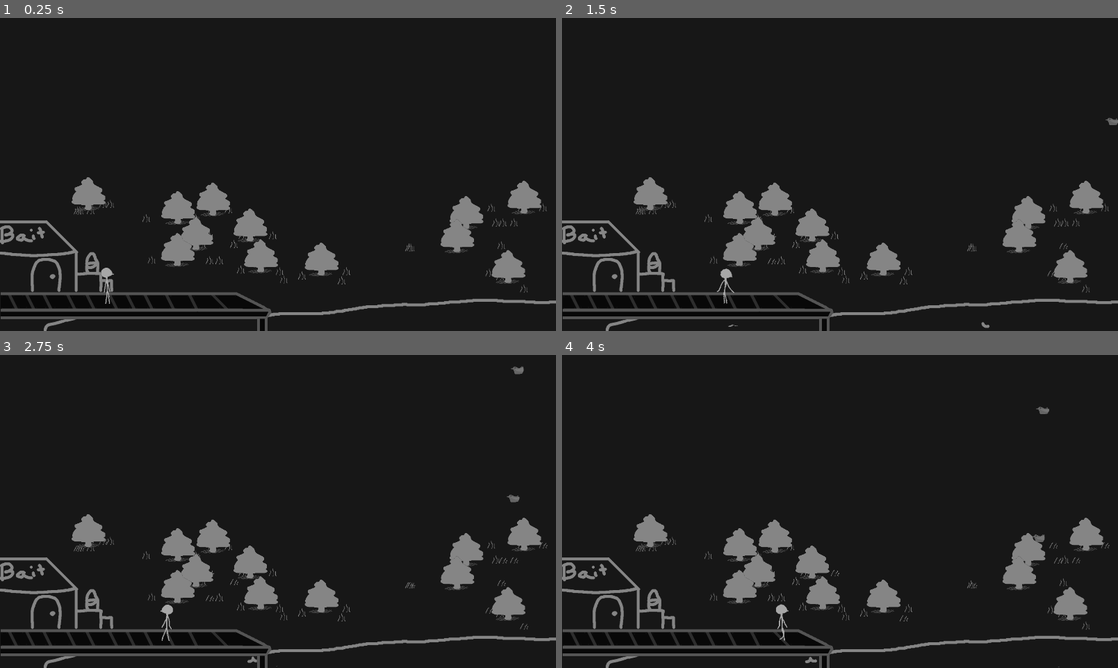
Above: before the commit, frames 1-4 (two rows, left to right).
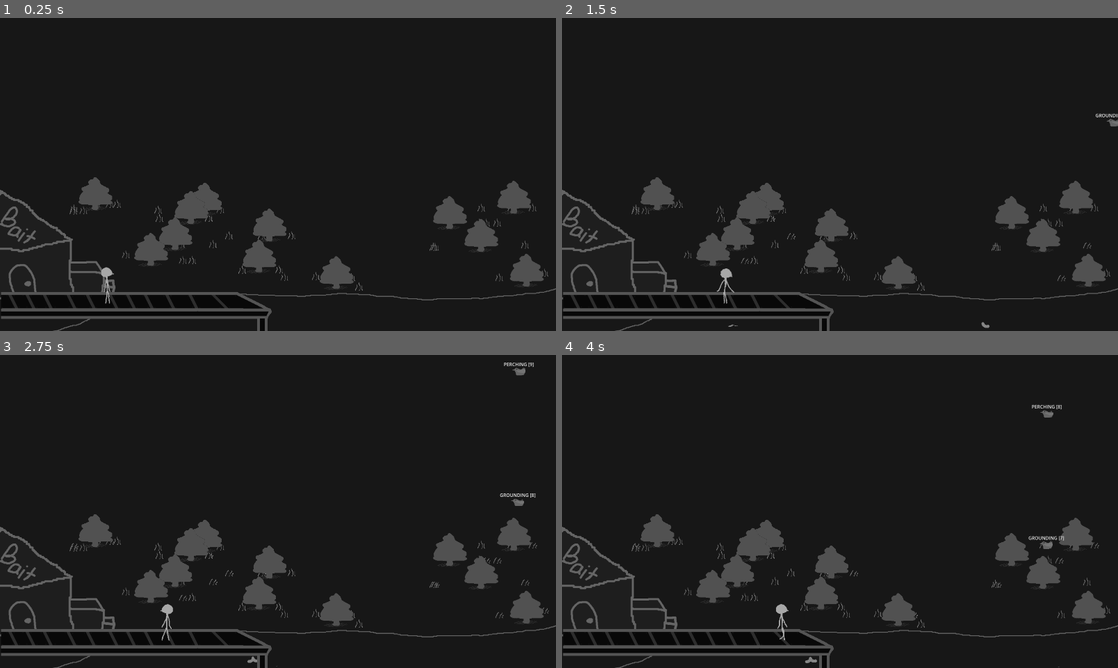
Above: after the commit, the same moments.

Repository: Khramium/Bishin
Game: Godot game, scene res://Scripts/the_pond.tscn
Two runs of this game, one before a commit and one after it. Both use one fixed random seed, a clock stepped at 60 frames per second and the inputs below.
Inputs:
- Up to frame 1 (0.25 s): no input
- Up to frame 2 (1.5 s): hold Right (ui_right) from 0.53 s (still down)
- Up to frame 3 (2.75 s): release Right (ui_right) at 2.03 s; hold Left (ui_left) from 2.03 s (still down)
- Up to frame 4 (4 s): release Left (ui_left) at 2.78 s; hold Right (ui_right) from 2.78 s (still down)

The runs differ from the first frame. In frame 1, 10% of the frame differs, in the area x 0-100%, y 50-100%; in frame 2, 10%; in frame 3, 10%; in frame 4, 10%, in the area x 0-100%, y 16-100%.

Commit message:
I did more birds
More Brids

Diff:
--- a/Enviroment Assets/tree_01.tscn
+++ b/Enviroment Assets/tree_01.tscn
@@ -14,6 +14,7 @@
 height = 92.0
 
 [node name="Tree" type="StaticBody2D"]
+modulate = Color(0.60933, 0.60933, 0.60933, 1)
 y_sort_enabled = true
 script = ExtResource("1_arcv5")
 
--- /dev/null
+++ b/Scripts/CRT.gdshader
@@ -0,0 +1,36 @@
+shader_type canvas_item;
+
+uniform sampler2D SCREEN_TEXTURE : hint_screen_texture;
+uniform vec2 resolution = vec2(320.0, 180.0);
+
+uniform float scan_line_amount : hint_range(0.0, 1.0) = 0.5;
+uniform float warp_amount : hint_range(0.0, 1.0) = 0.05;
+uniform float vignette_amount : hint_range(0.0, 1.0) = 0.5;
+uniform float vignette_intensity : hint_range(0.0, 1.0) = 0.3;
+uniform float grille_amount : hint_range(0.0, 1.0) = 0.05;
+uniform float brightness_boost : hint_range(1.0, 2.0) = 1.2;
+
+void fragment() {
+    vec2 uv = SCREEN_UV;
+
+    vec2 delta = uv - 0.5;
+    float warp_factor = dot(delta, delta) * warp_amount;
+    uv += delta * warp_factor;
+
+    float scanline = sin(uv.y * resolution.y * PI) * 0.5 + 0.5;
+    scanline = mix(1.0, scanline, scan_line_amount * 0.5); // Réduit l'impact
+
+    float grille = mod(uv.x * resolution.x, 3.0) < 1.5 ? 0.95 : 1.05;
+    grille = mix(1.0, grille, grille_amount * 0.5);
+
+    vec3 color = texture(SCREEN_TEXTURE, uv).rgb * scanline * grille;
+
+    vec2 v_uv = uv * (1.0 - uv.xy);
+    float vignette = v_uv.x * v_uv.y * 15.0;
+    vignette = mix(1.0, vignette, vignette_amount * 0.7);
+
+    color *= vignette * brightness_boost;
+
+    COLOR.rgb = color;
+    COLOR.a = 1.0;
+}
--- a/Scripts/bird.tscn
+++ b/Scripts/bird.tscn
@@ -230,7 +230,6 @@
 
 [node name="BirdDebug" type="Label" parent="."]
 unique_name_in_owner = true
-visible = false
 z_index = 100
 z_as_relative = false
 offset_left = -62.0
--- a/Scripts/the_pond.gd
+++ b/Scripts/the_pond.gd
@@ -55,7 +55,6 @@
 		progress += progressA
 
 
-
 func _on_bird_dead():
 	birdcount -= 1
 
--- a/Scripts/the_pond.tscn
+++ b/Scripts/the_pond.tscn
@@ -15,7 +15,7 @@
 
 [sub_resource type="Curve2D" id="Curve2D_m16bc"]
 _data = {
-"points": PackedVector2Array(0, 0, 0, 0, 425.678, 906.254, 0 …(402 unchanged characters)… 06, 0, 0, 0, 0, 906, 900, 0, 0, 0, 0, 959, 1009, 0, 0, 0, 0, 954, 904, 0, 0, 0, 0, 1023, 961, 0, 0, 0, 0, 1053, 908, 0, 0, 0, 0, 1117, 969, 0, 0, 0, 0, 1137, 916, 0, 0, 0, 0, 1195, 990, 0, 0, 0, 0, 1231, 916, 0, 0, 0, 0, 1260, 982, 0, 0, 0, 0, 1290, 918, 0, 0, 0, 0, 1336.38, 974.412, 0, 0, 0, 0, 1369, 916, 0, 0, 0, 0, 1397.54, 974.412, 0, 0, 0, 0, 1436, 920, 0, 0, 0, 0, 1474.24, 974.412, 0, 0, 0, 0, 1498, 923, 0, 0, 0, 0, 1556.77, 967.291, 0, 0, 0, 0, 1618, 923, 0, 0, 0, 0, 1633.47, 958.135, 0, 0, 0, 0, 1667, 925, 0, 0, 0, 0, 1745, 988, 0, 0, 0, 0, 1815, 919, 0, 0, 0, 0, 181 …(506 unchanged characters)…
+"points": PackedVector2Array(0, 0, 0, 0, 425.678, 906.254, 0 …(402 unchanged characters)… 06, 0, 0, 0, 0, 906, 900, 0, 0, 0, 0, 950.93, 969.326, 0, 0, 0, 0, 954, 904, 0, 0, 0, 0, 1023, 961, 0, 0, 0, 0, 1053, 908, 0, 0, 0, 0, 1117, 969, 0, 0, 0, 0, 1137, 916, 0, 0, 0, 0, 1195, 990, 0, 0, 0, 0, 1231, 916, 0, 0, 0, 0, 1260, 982, 0, 0, 0, 0, 1290, 918, 0, 0, 0, 0, 1336.38, 974.412, 0, 0, 0, 0, 1369, 916, 0, 0, 0, 0, 1397.54, 974.412, 0, 0, 0, 0, 1436, 920, 0, 0, 0, 0, 1474.24, 974.412, 0, 0, 0, 0, 1498, 923, 0, 0, 0, 0, 1556.77, 967.291, 0, 0, 0, 0, 1618, 923, 0, 0, 0, 0, 1633.47, 958.135, 0, 0, 0, 0, 1667, 925, 0, 0, 0, 0, 1743.18, 953.049, 0, 0, 0, 0, 1815, 919, 0, 0, 0, 0, 181 …(506 unchanged characters)…
 }
 point_count = 60
 
@@ -41,6 +41,8 @@
 [node name="Player" parent="." instance=ExtResource("3_tuf3c")]
 position = Vector2(369, 919)
 
+[node name="Shader" type="CanvasLayer" parent="."]
+
 [node name="CanvasLayer" type="CanvasLayer" parent="."]
 layer = -58
 
@@ -49,6 +51,7 @@
 texture = ExtResource("1_jl2p6")
 
 [node name="WaveAndFish" type="Path2D" parent="."]
+visible = false
 curve = SubResource("Curve2D_6vshc")
 
 [node name="SpawnPoint" type="PathFollow2D" parent="WaveAndFish"]
@@ -72,6 +75,7 @@
 loop = false
 
 [node name="BirdLogic" type="Node2D" parent="."]
+visible = false
 
 [node name="BirdZone" type="Path2D" parent="BirdLogic"]
 unique_name_in_owner = true
@@ -88,7 +92,6 @@
 script = ExtResource("7_r3lch")
 
 [node name="DockBits" type="StaticBody2D" parent="."]
-position = Vector2(-1, 1)
 
 [node name="Dock" type="Sprite2D" parent="DockBits"]
 modulate = Color(0.340339, 0.340339, 0.340339, 1)
Binary file changed: FishAssets/1BITLake.png
Not shown, added: Scripts/CRT.gdshader.uid
